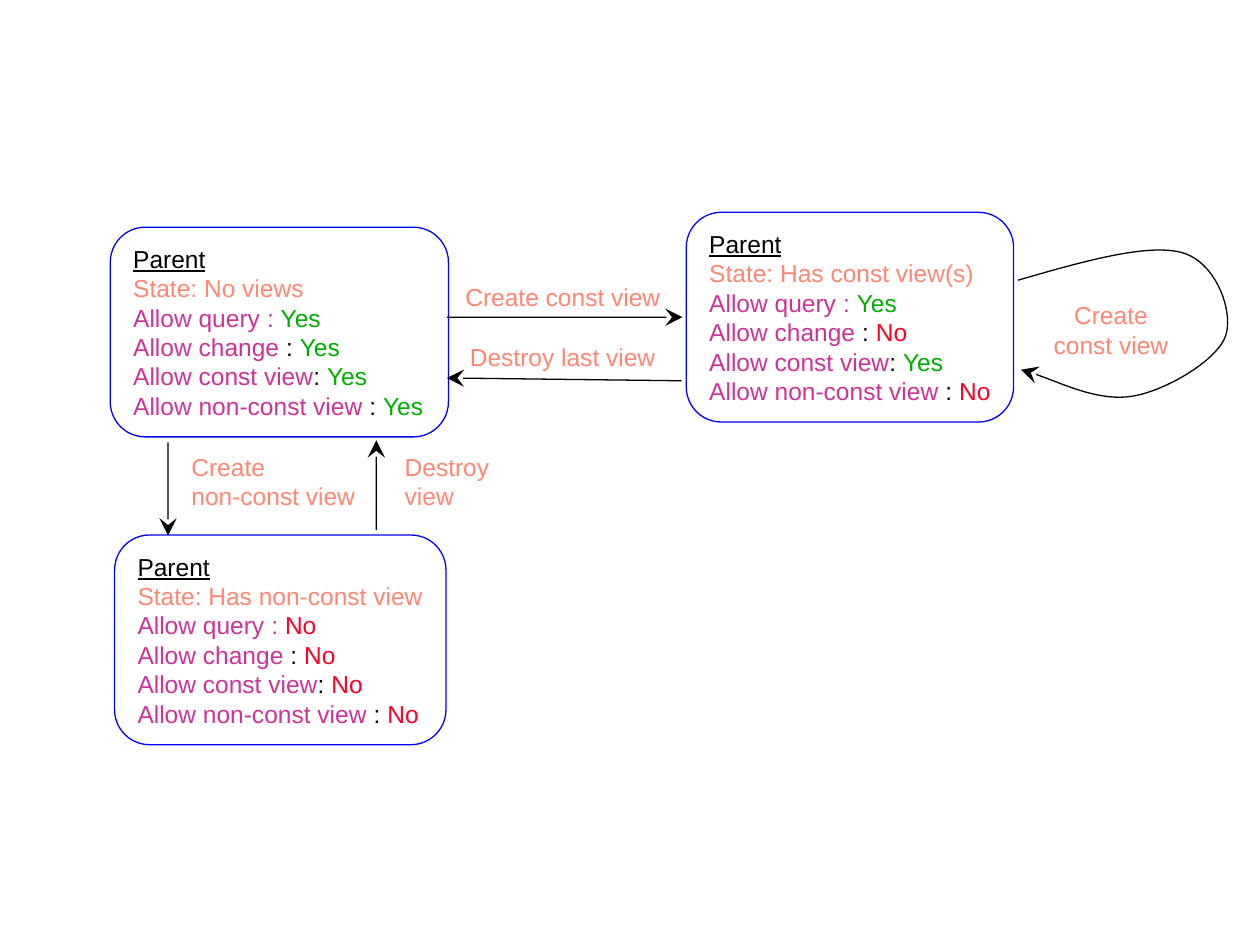
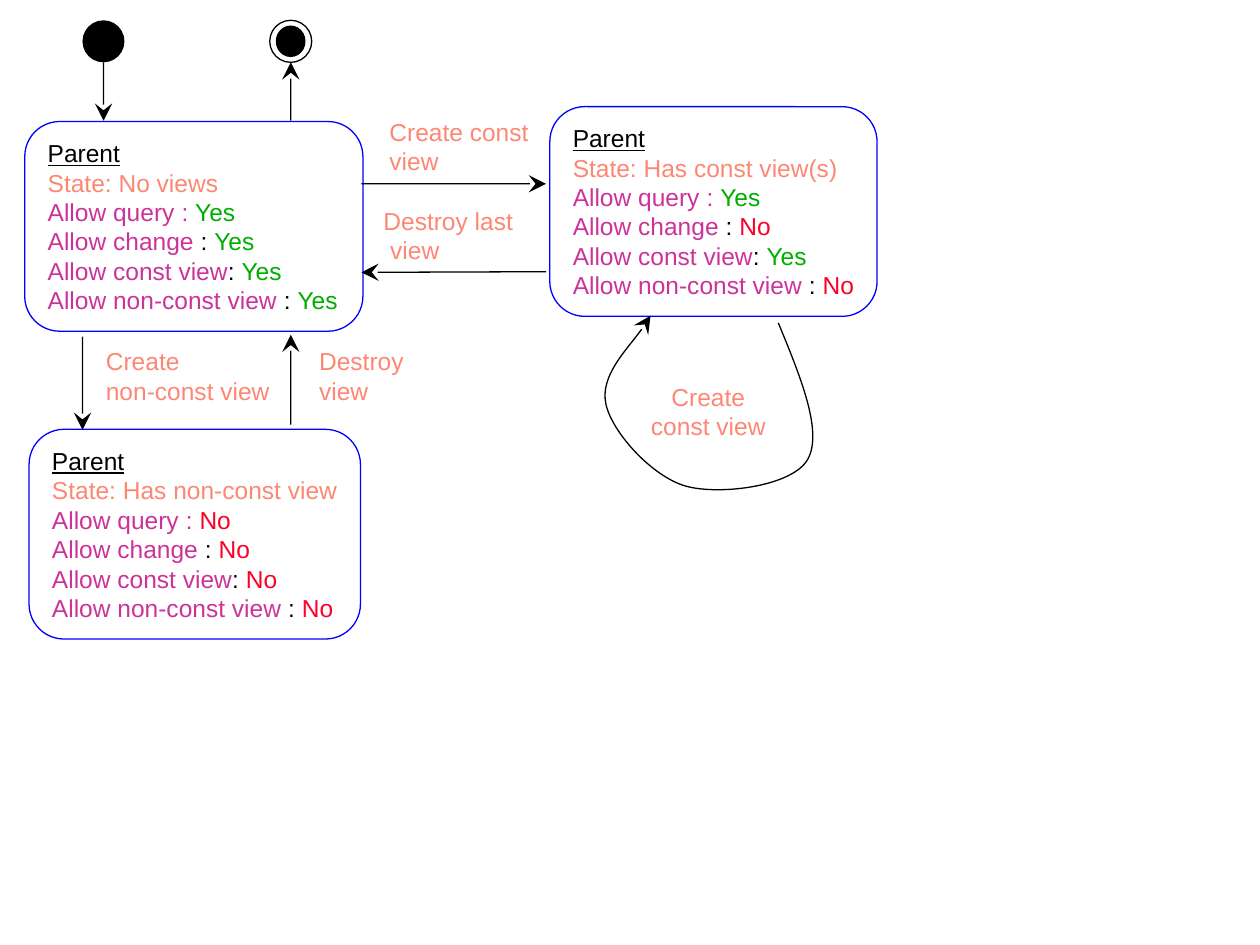
Before and after one commit to bartlettroscoe/TeuchosMMDocs, a slide deck: slide 1 of memory_management_report/GeneralizedViewStateDiagram.ppt. Drawn at 1260x945 pixels with LibreOffice and Linux fonts; fonts in the diff are those of the drawing. Boxes give left, top, right and bottom in pixels: in the first picture for what was removed or moved away, otherwise in the second. Text is boxed around its words. In the diff, an @@ line names an element or a change of style, - is before the commit and + after.

Commit message:
Added a lot more material about the generalized view idiom (not finished yet).

```diff
--- a/memory_management_report/GeneralizedViewStateDiagram.ppt
+++ b/memory_management_report/GeneralizedViewStateDiagram.ppt
@@ ellipse added at (82, 20, 123, 62), fill #000000 @@
@@ ellipse added at (270, 20, 311, 62), fill #FFFFFF, outline #000000 0.74 pt @@
@@ ellipse added at (276, 25, 306, 57), fill #000000 @@
@@ arrow added from (103, 62) to (103, 121), #000000 0.74 pt @@
@@ arrow added from (291, 121) to (291, 62), #000000 0.74 pt @@
@@ rounded rectangle "Parent": place and size @@
-rounded rectangle "Parent" at (687, 213, 1014, 422)
+rounded rectangle "Parent" at (549, 107, 877, 316)
@@ text at (389, 124, 529, 170): text changed @@
-Create const view
+Create const
+view
@@ arrow added from (362, 184) to (546, 184), #000000 0.74 pt @@
@@ text at (383, 212, 513, 259): text changed @@
-Destroy last view
+Destroy last
+view
@@ arrow moved from (447, 318) - (683, 318) to (546, 272) - (362, 272) @@
@@ freeform shape at (591, 309, 830, 502): rotation 0 to 94 degrees; outline redrawn @@
@@ 2 rounded rectangles, 2 texts, 2 arrows: place and size @@
-2 rounded rectangles, 2 texts, 2 arrows at (111, 227, 489, 745)
+2 rounded rectangles, 2 texts, 2 arrows at (25, 121, 403, 639)
@@ arrow removed from (682, 381) to (447, 378) @@
@@ text "Create const view" rewrapped from (465, 288, 660, 306) to (651, 389, 765, 435) @@
```
Also in this commit, not shown: 5 other files.
